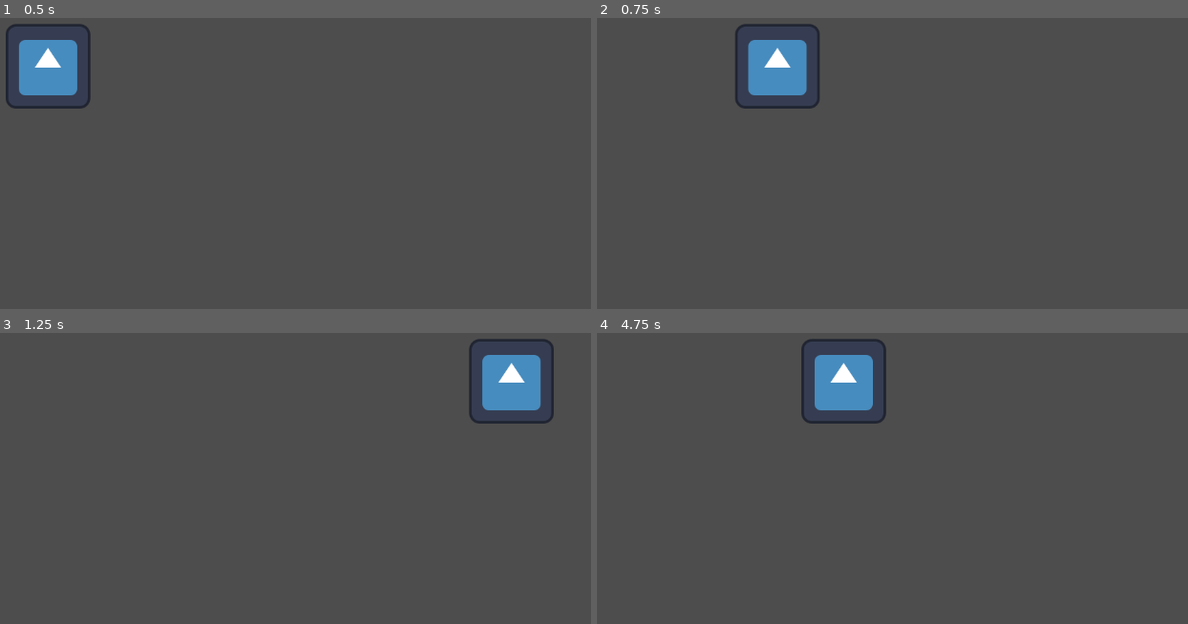
Above: before the commit, frames 1-4 (two rows, left to right).
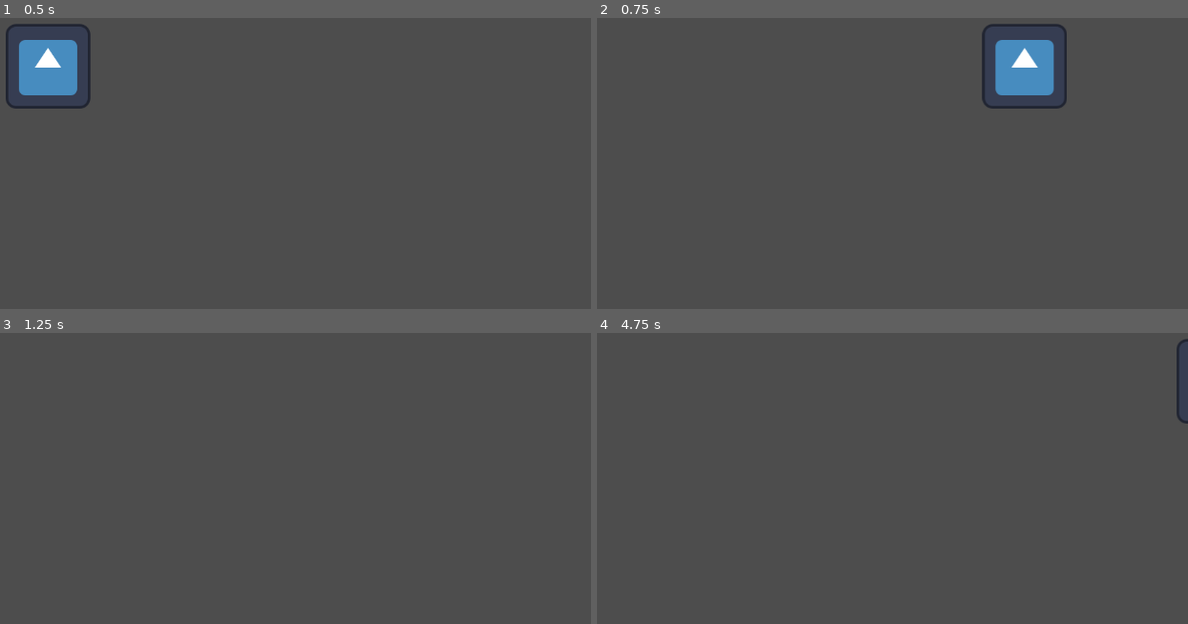
Above: after the commit, the same moments.

Repository: Kokonico/sanitation
Game: Godot game, scene res://world.tscn
The game is run twice, just before and just after one commit, with the same random seed, the same clock (stepped at 60 frames per second) and the same inputs. The engine's default icon, where the game draws it, is replaced by a stand-in: a white triangle on a blue panel in a dark square.
Inputs:
- Up to frame 1 (0.5 s): no input
- Up to frame 2 (0.75 s): tap Enter at 0.5 s; hold D (move-right) from 0.53 s (still down); tap Space (dash, bound only after the commit) at 0.6 s
- Up to frame 3 (1.25 s): keep holding D (move-right)
- Up to frame 4 (4.75 s): release D (move-right) at 1.28 s; hold S (move-down) 1.28-2.03 s; tap Space (dash, bound only after the commit) at 1.35, 2, 2.1, 2.85, 3.5, 3.6, 4.35 s; hold D (move-right) 2.03-2.78 s; tap Enter at 2.75 s; hold W (move-up) 2.78-3.53 s; hold A (move-left) from 3.53 s (still down)

Frame 1 is identical in both runs. In frame 2, 4.9% of the frame differs, in the area x 23-80%, y 1-32%; in frame 3, 2.4%; in frame 4, 2.5%.

Commit message:
better movement

Diff:
--- a/player.gd
+++ b/player.gd
@@ -1,14 +1,59 @@
 extends CharacterBody2D
+@onready var collision_shape_2d: CollisionShape2D = $CollisionShape2D
 
 
-const TILES_PER_MOVEMENT = 1000
+const SPEED = 1000.0
+const SPEED_CAP = 1000.0
+const FRACTION_FORCE = 100
+var directions = []
+var direction = 0
+var sliding = false
 
-func _process(delta):
+var last_direction = Vector2.ZERO
+
+func _physics_process(delta):
+	var direction = Vector2.ZERO
+	var has_input = false
+
+	if abs(velocity.x) == 0 and abs(velocity.y) == 0:
+		sliding = false
+
 	if Input.is_action_pressed("move-up"):
-		position.y -= TILES_PER_MOVEMENT * delta
+		direction.y -= 1
+		has_input = true
 	if Input.is_action_pressed("move-down"):
-		position.y += TILES_PER_MOVEMENT * delta
+		direction.y += 1
+		has_input = true
 	if Input.is_action_pressed("move-left"):
-		position.x -= TILES_PER_MOVEMENT * delta
+		direction.x -= 1
+		has_input = true
 	if Input.is_action_pressed("move-right"):
-		position.x += TILES_PER_MOVEMENT * delta
+		direction.x += 1
+		has_input = true
+
+	if has_input and not sliding:
+		direction = direction.normalized()
+		self.rotation = direction.angle()
+		velocity += direction * SPEED
+		if abs(velocity.x) > SPEED_CAP:
+			velocity.x = SPEED_CAP * (1 if abs(velocity.x) == velocity.x else -1)
+		if abs(velocity.y) > SPEED_CAP:
+			velocity.y = SPEED_CAP * (1 if abs(velocity.y) == velocity.y else -1)
+	else:
+		var velx_abs = abs(velocity.x)
+		var velx_dir = 1 if velx_abs == velocity.x else -1
+		velocity.x = ((velx_abs - FRACTION_FORCE) if (velx_abs - FRACTION_FORCE) > 0 else 0) * velx_dir
+		var vely_abs = abs(velocity.y)
+		var vely_dir = 1 if vely_abs == velocity.y else -1
+		velocity.y = ((vely_abs - FRACTION_FORCE) if (vely_abs - FRACTION_FORCE) > 0 else 0) * vely_dir
+
+	if Input.is_action_just_pressed("dash"):
+		sliding = true
+		collision_shape_2d.disabled = true
+		if direction == Vector2.ZERO:
+			direction.x = 1
+		velocity = direction * 2000
+		collision_shape_2d.disabled = false
+	move_and_slide()
+	position += velocity * delta
+	self.rotation = 0
--- a/project.godot
+++ b/project.godot
@@ -37,3 +37,8 @@
 "events": [Object(InputEventKey,"resource_local_to_scene":false,"resource_name":"","device":-1,"window_id":0,"alt_press …(192 unchanged characters)…
 ]
 }
+dash={
+"deadzone": 0.5,
+"events": [Object(InputEventKey,"resource_local_to_scene":false,"resource_name":"","device":-1,"window_id":0,"alt_pressed":false,"shift_pressed":false,"ctrl_pressed":false,"meta_pressed":false,"pressed":false,"keycode":0,"physical_keycode":32,"key_label":0,"unicode":32,"location":0,"echo":false,"script":null)
+]
+}
